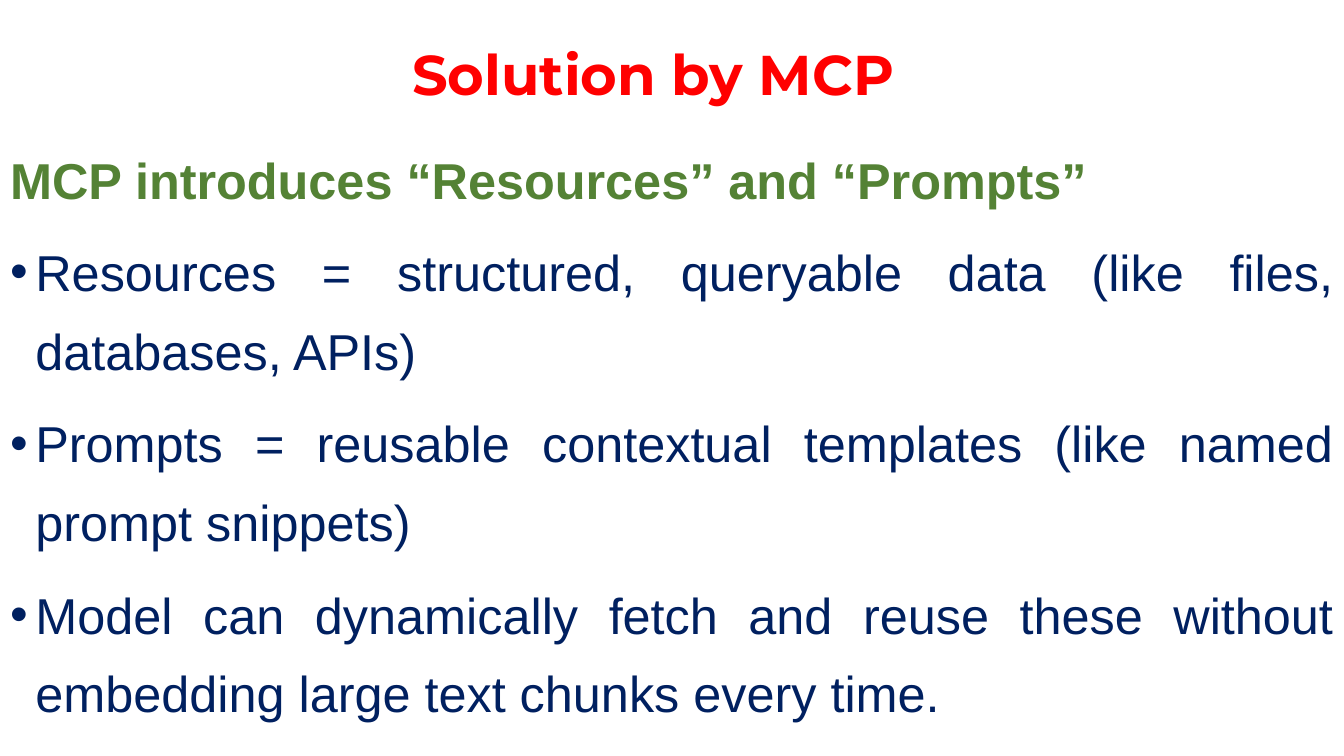
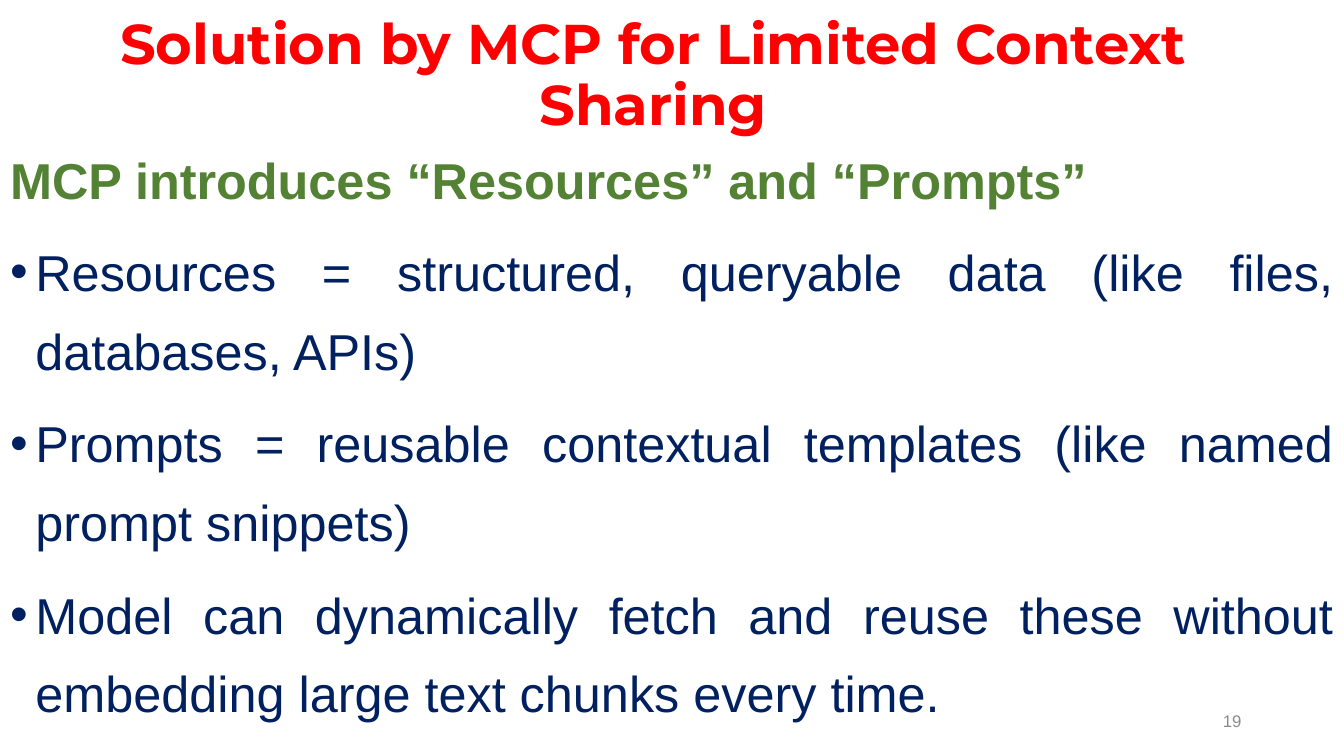
Before and after one commit to janakimeena/Building-Agents-with-MCP, a slide deck: slide 19 of Model Context Protocol Introduction.pptx (slide 16 before the commit). Drawn at 1344x756 pixels with LibreOffice and Linux fonts; fonts in the diff are those of the drawing. Boxes give left, top, right and bottom in pixels: in the first picture for what was removed or moved away, otherwise in the second. Text is boxed around its words. In the diff, an @@ line names an element or a change of style, - is before the commit and + after.

```diff
--- a/Model Context Protocol Introduction.pptx
+++ b/Model Context Protocol Introduction.pptx
@@ title at (120, 20, 1187, 137): text changed @@
-Solution by MCP
+Solution by MCP for Limited Context Sharing
@@ page number added at (1223, 715, 1242, 727), 12 pt, text #8C8C8C @@
+19
```
Also in this commit, not shown: 42 other slides changed, 2 slides added, 4 slides removed, 2 other files.
